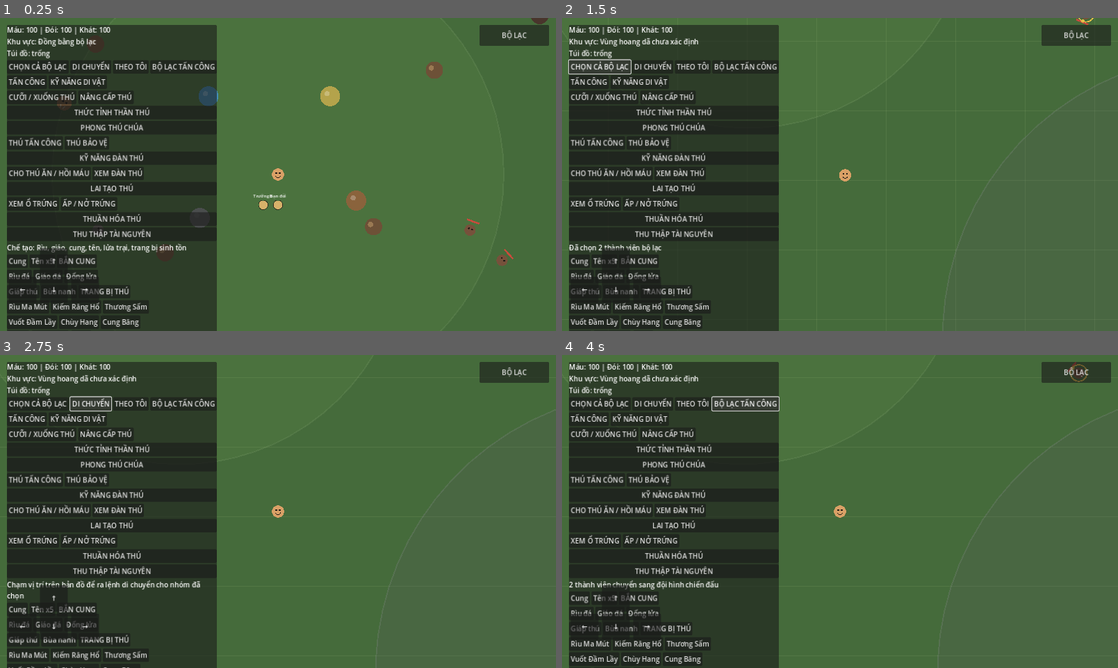
Above: before the commit, frames 1-4 (two rows, left to right).
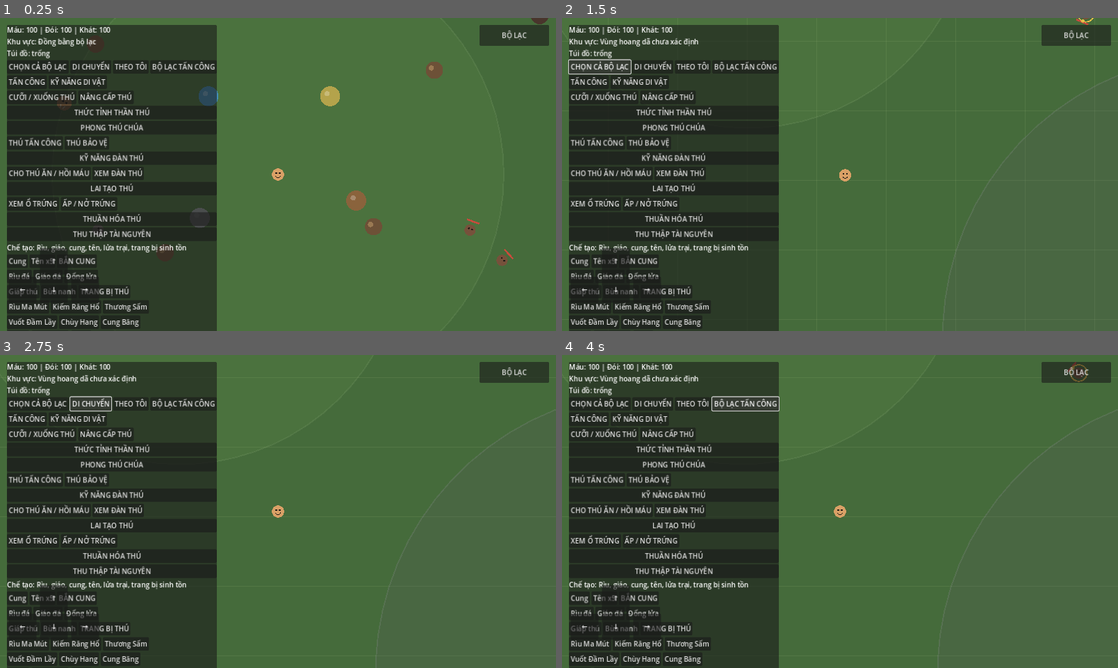
Above: after the commit, the same moments.

Repository: khanhhkt8-hub/Bo-Lac-Tien-Su.
Game: Godot game, scene res://Scenes/Main.tscn
The game is run twice, just before and just after one commit, with the same random seed, the same clock (stepped at 60 frames per second) and the same inputs.
Inputs (mouse positions are in pixels of both pictures, inside the frame that each line leads up to):
- Up to frame 1 (0.25 s): no input
- Up to frame 2 (1.5 s): move the mouse to (962, 158) at 0.52 s; hold Right (ui_right) 0.53-1.25 s; click (962, 158) at 0.67 s; click "CHỌN CẢ BỘ LẠC" at 1.25 s
- Up to frame 3 (2.75 s): click "DI CHUYỂN" at 2 s
- Up to frame 4 (4 s): click "THEO TÔI" at 2.75 s; click "BỘ LẠC TẤN CÔNG" at 3.5 s

The runs differ from the first frame. In frame 1, 0.1% of the frame differs, in the area x 45-52%, y 56-62%; in frame 2, 0.4%; in frame 3, 2.1%, in the area x 1-36%, y 72-100%; in frame 4, 0.4%.
Error after the commit: Parse Error: Unindent doesn't match the previous indentation level. (res://Scripts/Tribe/TribeControlSystem.gd:125)

Commit message:
Improve resident synchronization and touch selection

Diff:
--- a/Scripts/Tribe/TribeControlSystem.gd
+++ b/Scripts/Tribe/TribeControlSystem.gd
@@ -28,11 +28,23 @@
 func _sync_units() -> void:
 	if TribePopulation == null:
 		return
+	for id in units.keys():
+		var resident := TribePopulation.get_resident(int(id))
+		if resident.is_empty():
+			if is_instance_valid(units[id]):
+				(units[id] as TribeUnit).queue_free()
+			units.erase(id)
+			selected_ids.erase(int(id))
 	for person in TribePopulation.residents:
 		if not bool(person.get("alive", true)):
 			continue
 		var id := int(person.get("id", -1))
-		if id < 0 or units.has(id):
+		if id < 0:
+			continue
+		if units.has(id):
+			if is_instance_valid(units[id]):
+				(units[id] as TribeUnit).role = str(person.get("job", person.get("role", "villager")))
+				(units[id] as TribeUnit).queue_redraw()
 			continue
 		var unit := UNIT_SCRIPT.new() as TribeUnit
 		add_child(unit)
@@ -100,10 +112,7 @@
 func get_selected_count() -> int:
 	return selected_ids.size()
 
-func _unhandled_input(event: InputEvent) -> void:
-	if event is InputEventMouseButton and event.pressed:
-		if event.button_index == MOUSE_BUTTON_LEFT:
-			var world_pos := get_global_mouse_position()
+func _handle_world_tap(world_pos: Vector2) -> void:
 			var clicked: TribeUnit
 			var best := 25.0
 			for id in units:
@@ -114,13 +123,19 @@
 				if distance < best:
 					clicked = unit
 					best = distance
-			if clicked != null:
-				clear_selection()
-				clicked.set_selected(true)
-				selected_ids.append(clicked.resident_id)
-			elif move_mode and not selected_ids.is_empty():
-				order_selected_move(world_pos)
+	if clicked != null:
+		clear_selection()
+		clicked.set_selected(true)
+		selected_ids.append(clicked.resident_id)
+	elif move_mode and not selected_ids.is_empty():
+		order_selected_move(world_pos)
+
+func _unhandled_input(event: InputEvent) -> void:
+	if event is InputEventMouseButton and event.pressed:
+		if event.button_index == MOUSE_BUTTON_LEFT:
+			_handle_world_tap(get_global_mouse_position())
 		elif event.button_index == MOUSE_BUTTON_RIGHT and move_mode:
 			order_selected_move(get_global_mouse_position())
-	elif event is InputEventScreenTouch and event.pressed and move_mode:
-		order_selected_move(get_global_mouse_position())
+	elif event is InputEventScreenTouch and event.pressed:
+		var world_pos: Vector2 = get_global_transform_with_canvas().affine_inverse() * event.position
+		_handle_world_tap(world_pos)
